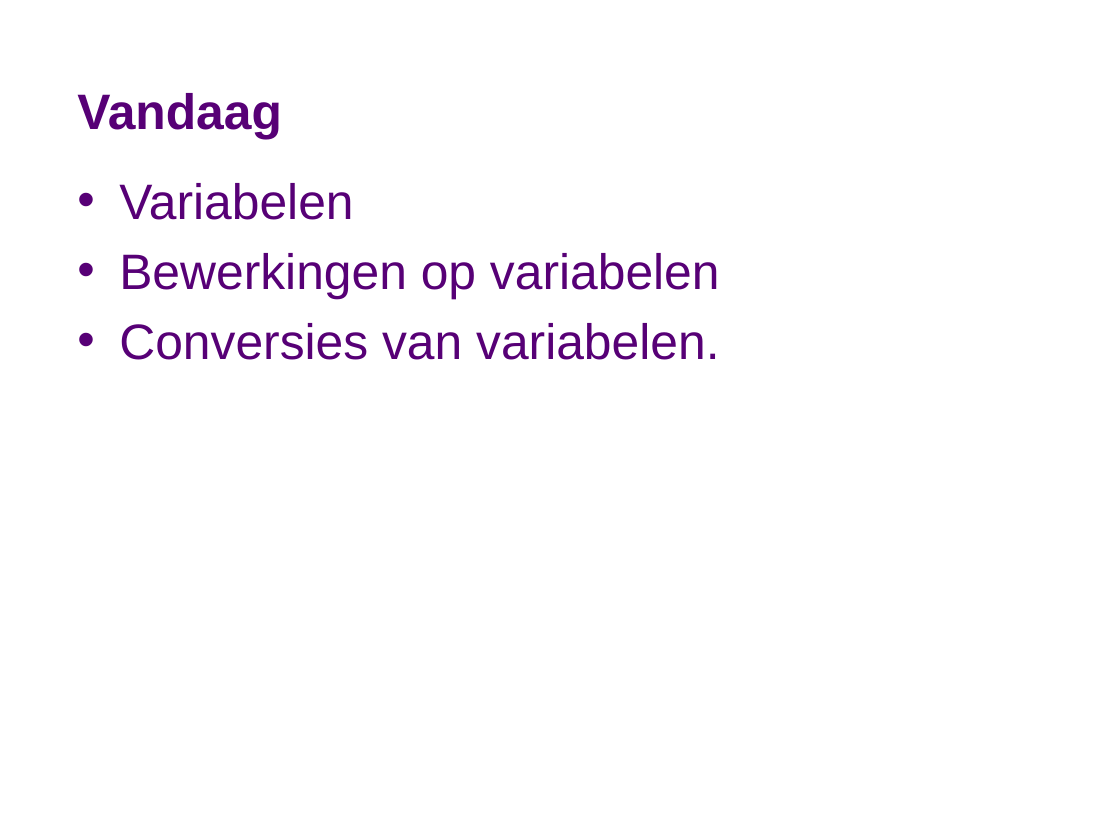
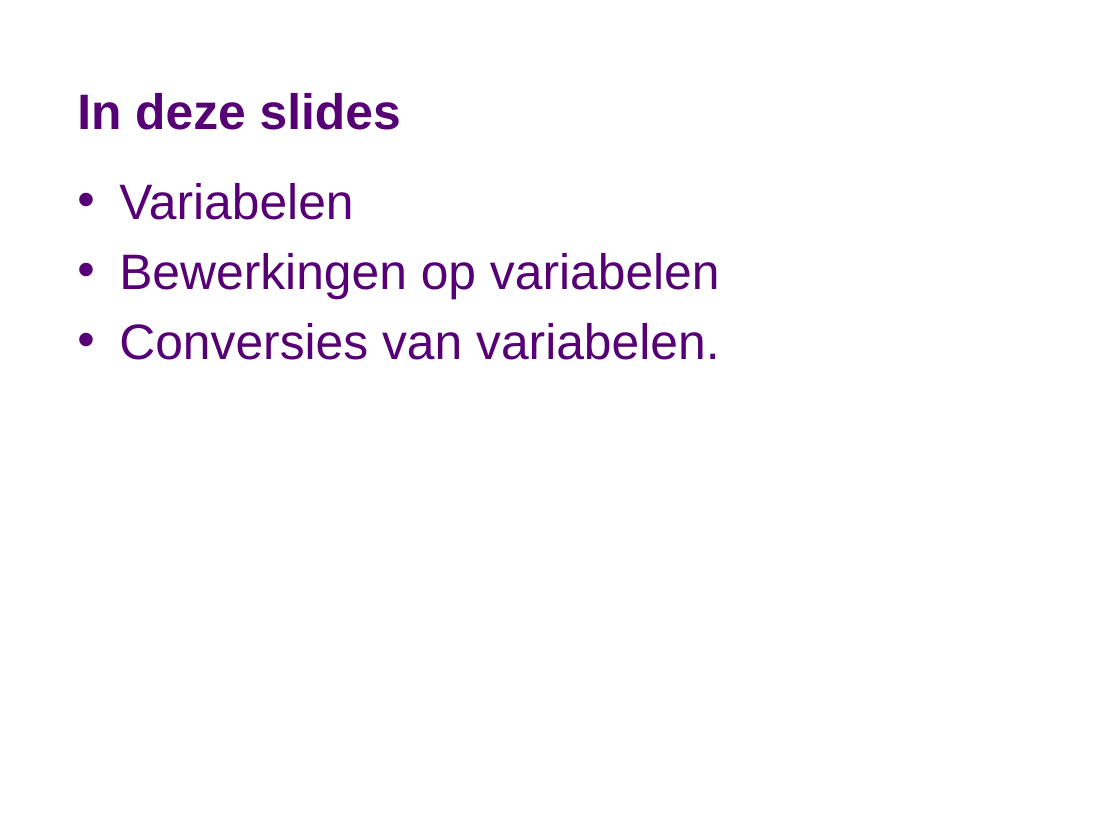
Before and after one commit to stasemsoft/softwarematerial, a slide deck: slide 2 of docs/basic/var/Variabelen-bewerkingen-conversies.pptx. Drawn at 1120x840 pixels with LibreOffice and Linux fonts; fonts in the diff are those of the drawing; background and template pictures are left out. Boxes give left, top, right and bottom in pixels: in the first picture for what was removed or moved away, otherwise in the second. Text is boxed around its words. In the diff, an @@ line names an element or a change of style, - is before the commit and + after.

```diff
--- a/docs/basic/var/Variabelen-bewerkingen-conversies.pptx
+++ b/docs/basic/var/Variabelen-bewerkingen-conversies.pptx
@@ title at bbox=[77, 93, 401, 130]: text changed @@
-Vandaag
+In deze slides
```
Also in this commit, not shown: 2 other slides changed, 1 slide removed, 4 other files.
